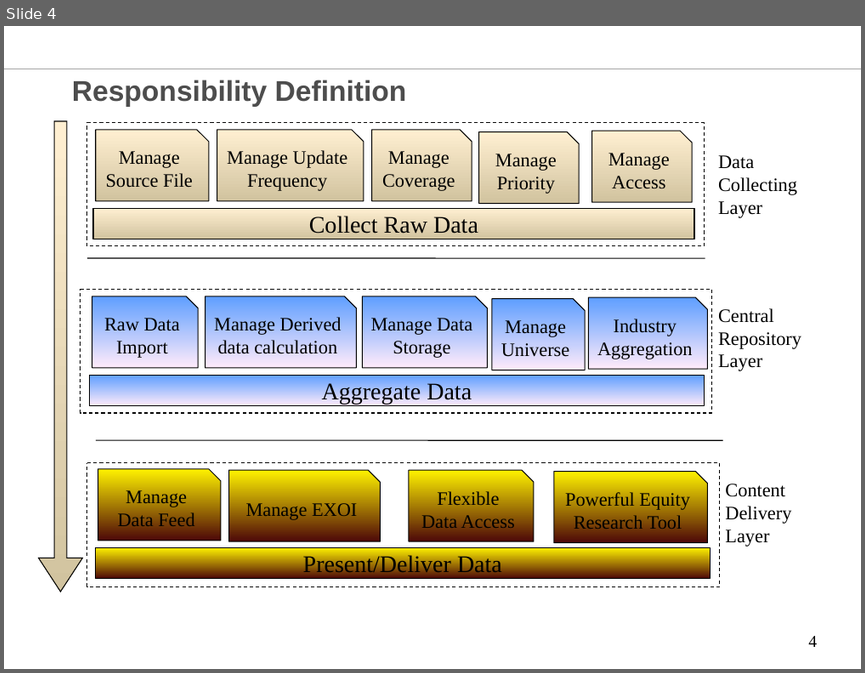
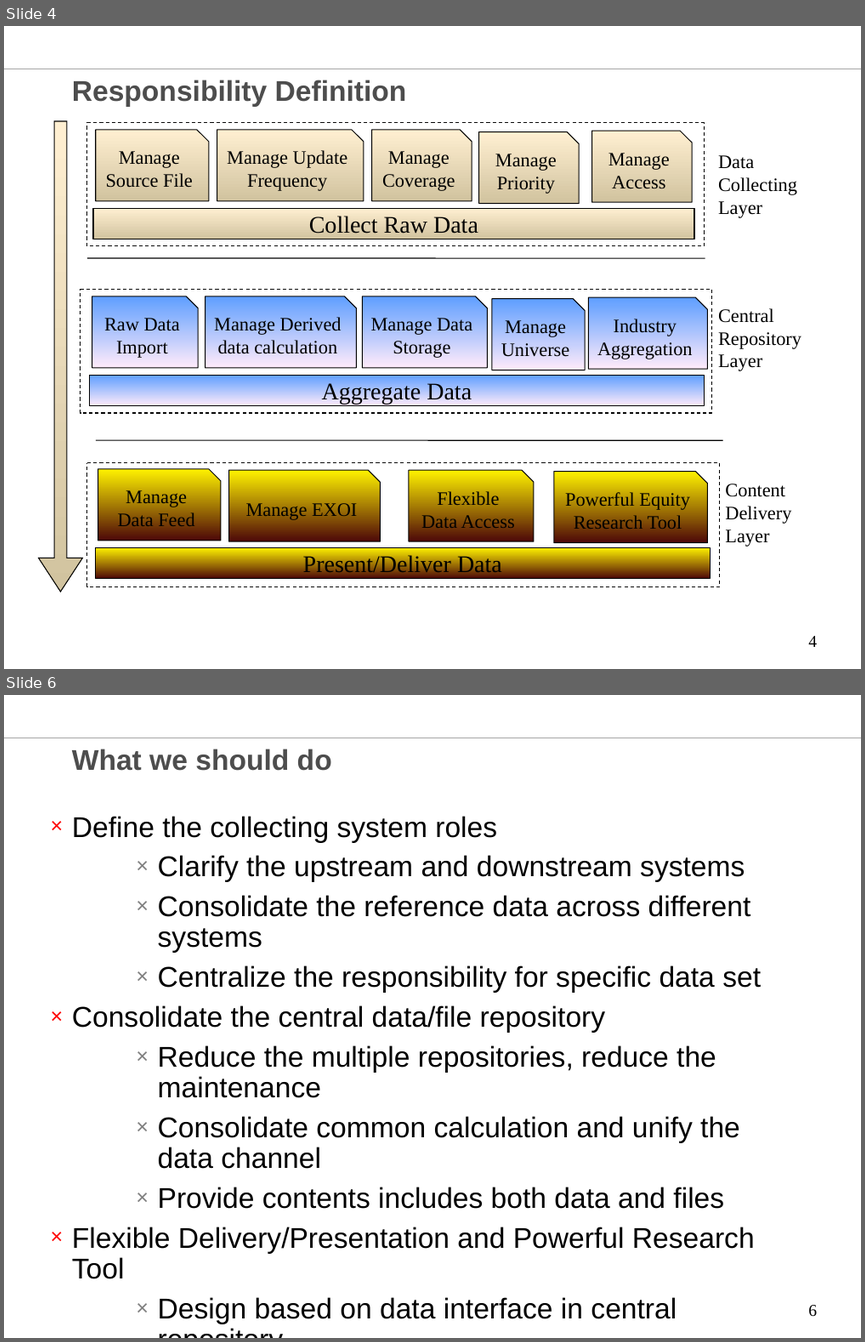
Before and after one commit to chenglx/myenv, a slide deck: Equity Data Technology Vision.ppt. Shown one above the other, each under a label of ours: slide 4 before the commit, slides 4 and 6 after it; the slides between them are not shown. The pictures are 865x673 and 865x1342 pixels, drawn with LibreOffice and Linux fonts; fonts in the diff are those of the drawing; background and template pictures are left out. Boxes give left, top, right and bottom in pixels: in the first picture for what was removed or moved away, otherwise in the second. Text is boxed around its words. In the diff, an @@ line names an element or a change of style, - is before the commit and + after.

```diff
--- a/Equity Data Technology Vision.ppt
+++ b/Equity Data Technology Vision.ppt
@@ slide 6 added at (4,695,861,1338), background #FFFFFF; not listed: 1 template element that a slide beside it also shows @@
@@ title added at (72,749,332,771), 24 pt, text #4D4D4D, bold @@
+What we should do
@@ text added at (72,816,760,1324), 24 pt, text #000000 @@
+× Define the collecting system roles
+  × Clarify the upstream and downstream systems
+  × Consolidate the reference data across different systems
+  × Centralize the responsibility for specific data set
+× Consolidate the central data/file repository
+  × Reduce the multiple repositories, reduce the maintenance
+  × Consolidate common calculation and unify the data channel
+  × Provide contents includes both data and files
+× Flexible Delivery/Presentation and Powerful Research Tool
+  × Design based on data interface in central repository
+  × Provide user friendly, powerful equity research tool
+  × Provide flexible data delivery
@@ page number added at (808,1304,817,1316), 14 pt, text #000000 @@
+6
```
Also in this commit, not shown: 2 slides changed, 4 other slides added.
